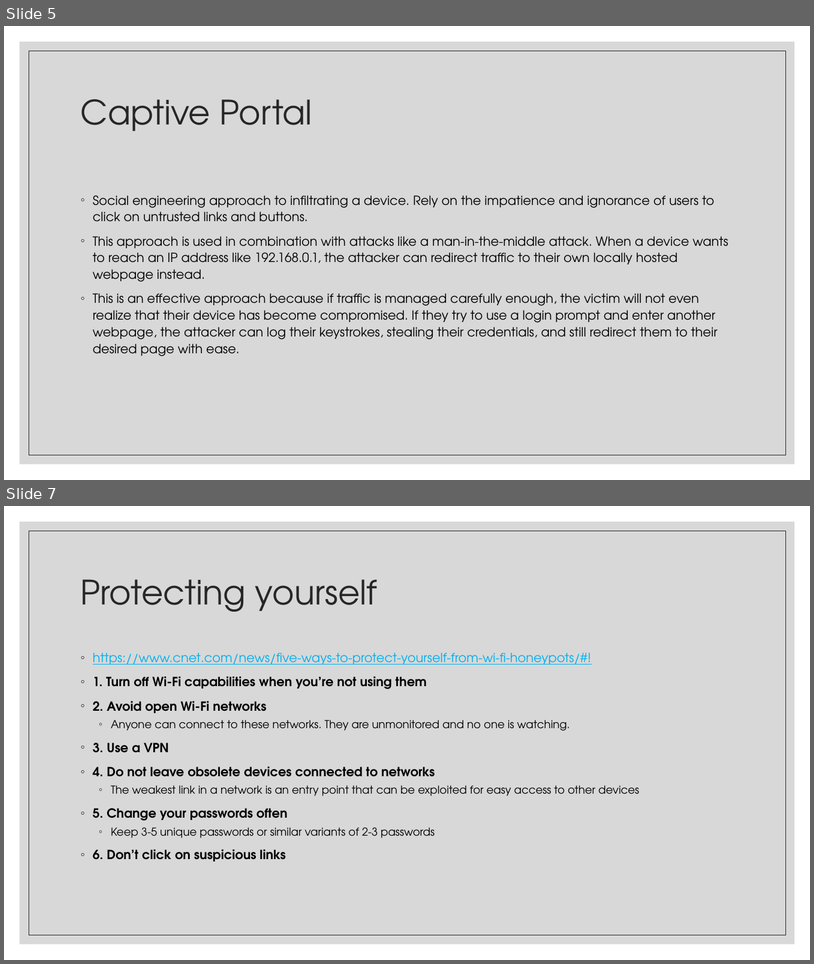
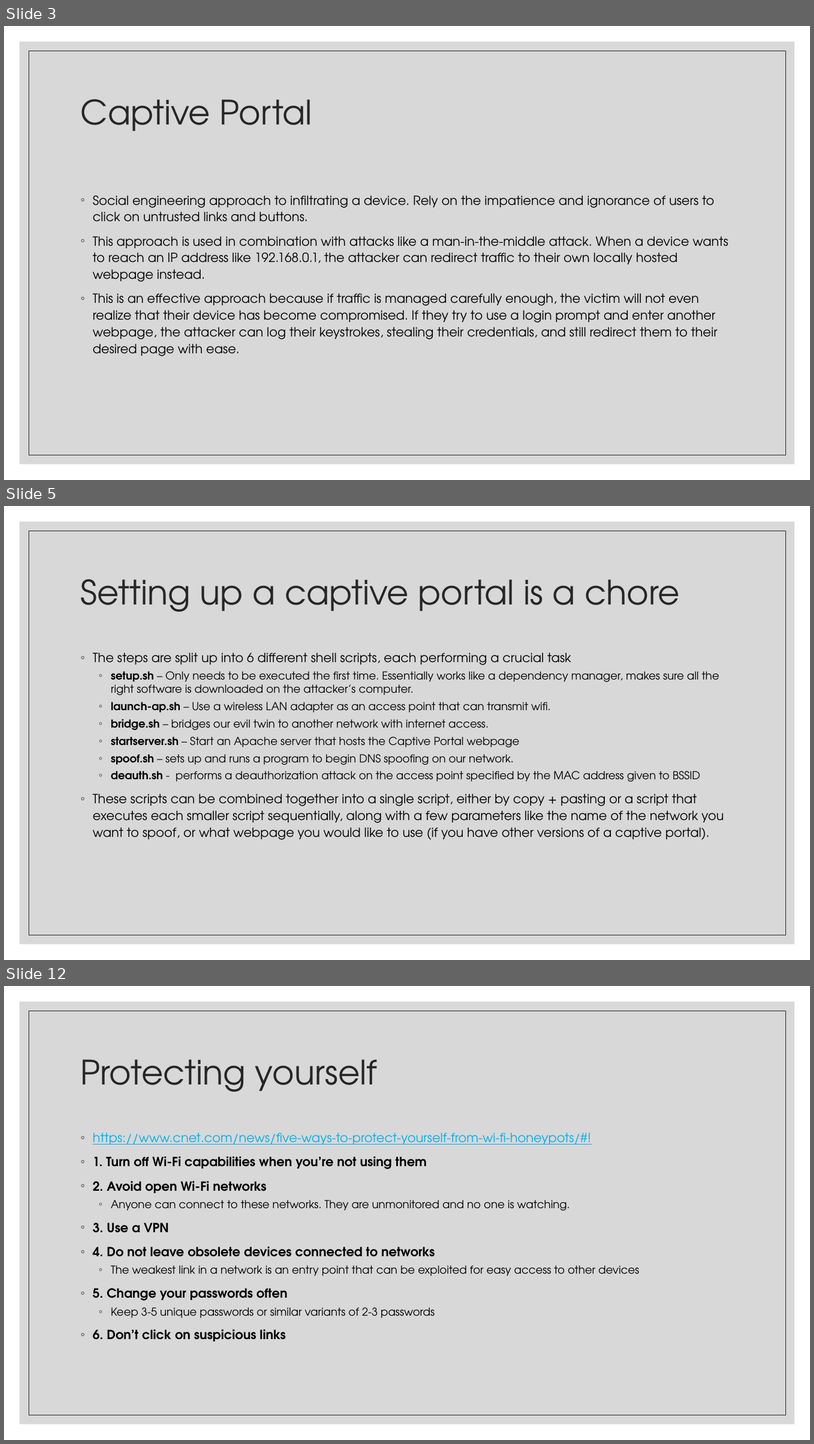
Before and after one commit to JulianKeller/cs425-backdoor, a slide deck: Documents/Remote attacks and backdoors.pptx. Shown one above the other, each under a label of ours: slides 5 and 7 before the commit, slides 3, 5 and 12 after it; the slides between them are not shown. The pictures are 814x964 and 814x1444 pixels, drawn with LibreOffice and Linux fonts; fonts in the diff are those of the drawing. Boxes give left, top, right and bottom in pixels: in the first picture for what was removed or moved away, otherwise in the second. Text is boxed around its words. In the diff, an @@ line names an element or a change of style, - is before the commit and + after.

Commit message:
Update Remote attacks and backdoors.pptx
Still working on the presentation. Posting the updated version

```diff
--- a/Documents/Remote attacks and backdoors.pptx
+++ b/Documents/Remote attacks and backdoors.pptx
@@ slide 5 added at [4,506,810,960], background #FFFFFF; not listed: 2 template elements that a slide beside it also shows @@
@@ title added at [81,579,681,612], 40 pt, text #262626 @@
+Setting up a captive portal is a chore
@@ text added at [93,652,724,840], 13 pt, text #000000 @@
+◦ The steps are split up into 6 different shell scripts, each performing a crucial task
+  ◦ setup.sh – Only needs to be executed the first time. Essentially works like a dependency manager, makes sure all the right software is downloaded on the attacker’s computer.
+  ◦ launch-ap.sh – Use a wireless LAN adapter as an access point that can transmit wifi.
+  ◦ bridge.sh – bridges our evil twin to another network with internet access.
+  ◦ startserver.sh – Start an Apache server that hosts the Captive Portal webpage
+  ◦ spoof.sh – sets up and runs a program to begin DNS spoofing on our network.
+  ◦ deauth.sh - performs a deauthorization attack on the access point specified by the MAC address given to BSSID
+◦ These scripts can be combined together into a single script, either by copy + pasting or a script that executes each smaller script sequentially, along with a few parameters like the name of the network you want to spoof, or what webpage you would like to use (if you have other versions of a captive portal).
@@ what was slide 5 is now slide 3 @@
@@ what was slide 7 is now slide 12 @@
```
Also in this commit, not shown: 2 slides changed, 6 other slides added, 2 slides removed.
